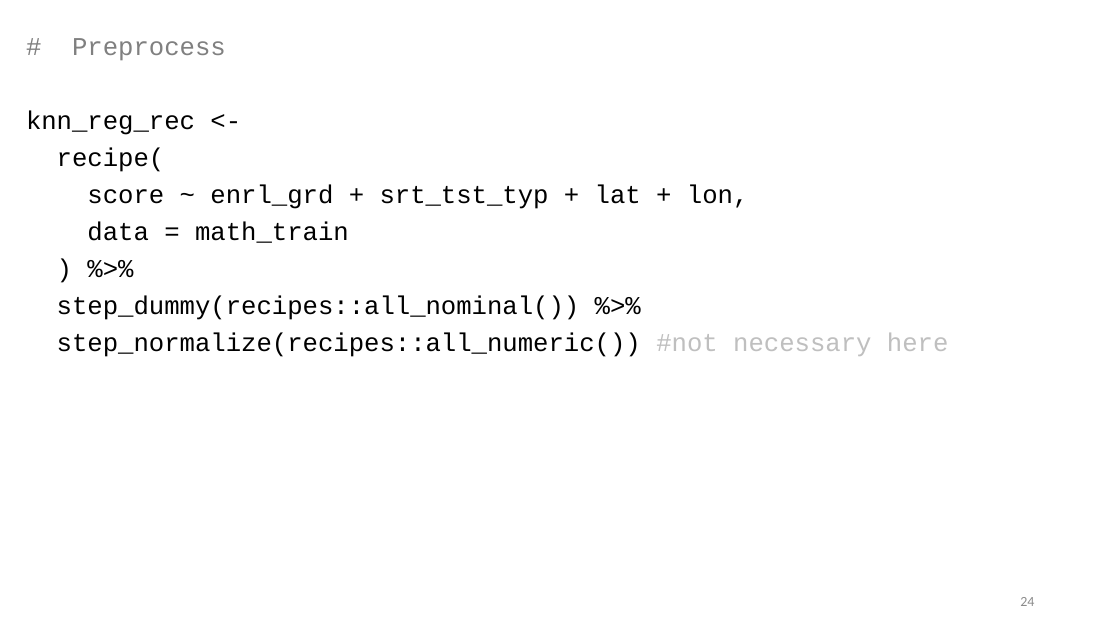
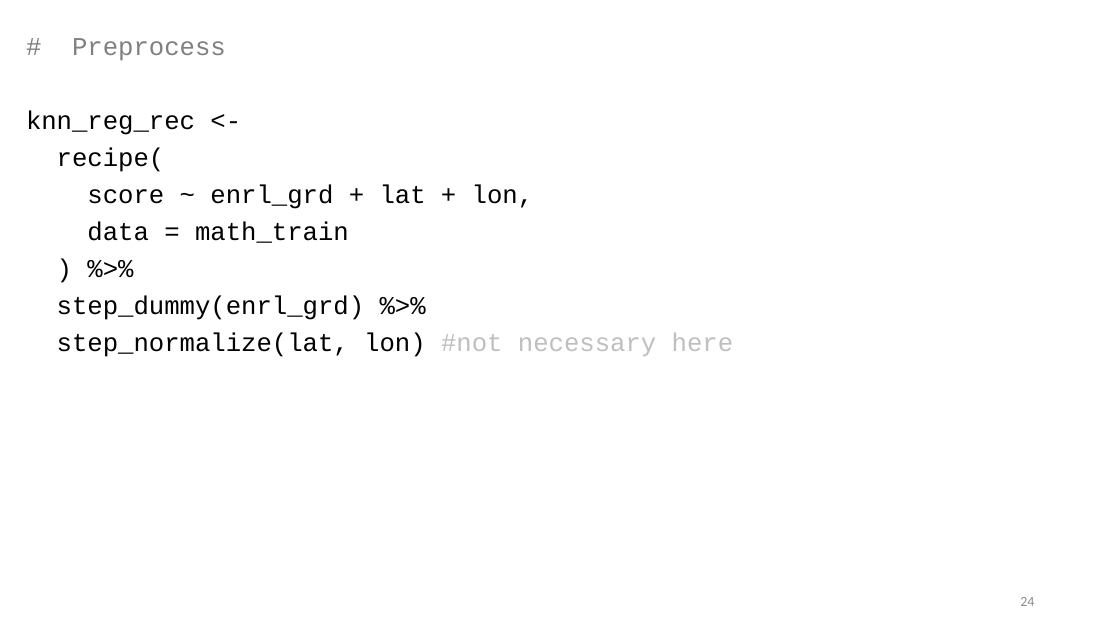
Before and after one commit to karlenaochoa/c4-ml-2020, a slide deck: slide 24 of slides/w6p1-knn/w6p1.pptx. Drawn at 1120x630 pixels with LibreOffice and Linux fonts; fonts in the diff are those of the drawing. Boxes give left, top, right and bottom in pixels: in the first picture for what was removed or moved away, otherwise in the second. Text is boxed around its words. In the diff, an @@ line names an element or a change of style, - is before the commit and + after.

```diff
--- a/slides/w6p1-knn/w6p1.pptx
+++ b/slides/w6p1-knn/w6p1.pptx
@@ text at [87, 184, 534, 209]: text changed @@
-score ~ enrl_grd + srt_tst_typ + lat + lon,
+score ~ enrl_grd + lat + lon,
@@ text at [57, 295, 734, 357]: text changed @@
-step_dummy(recipes::all_nominal()) %>%
-step_normalize(recipes::all_numeric()) #not necessary here
+step_dummy(enrl_grd) %>%
+step_normalize(lat, lon) #not necessary here
```
Also in this commit, not shown: 19 other slides changed, 3 slides added, 1 other file.
